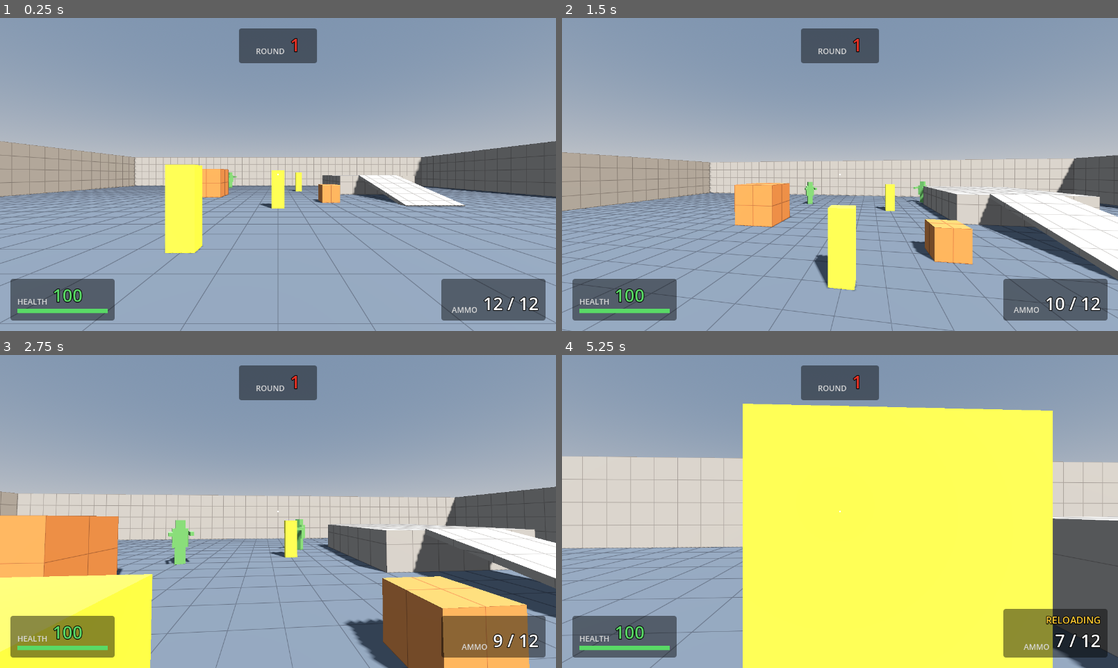
Above: before the commit, frames 1-4 (two rows, left to right).
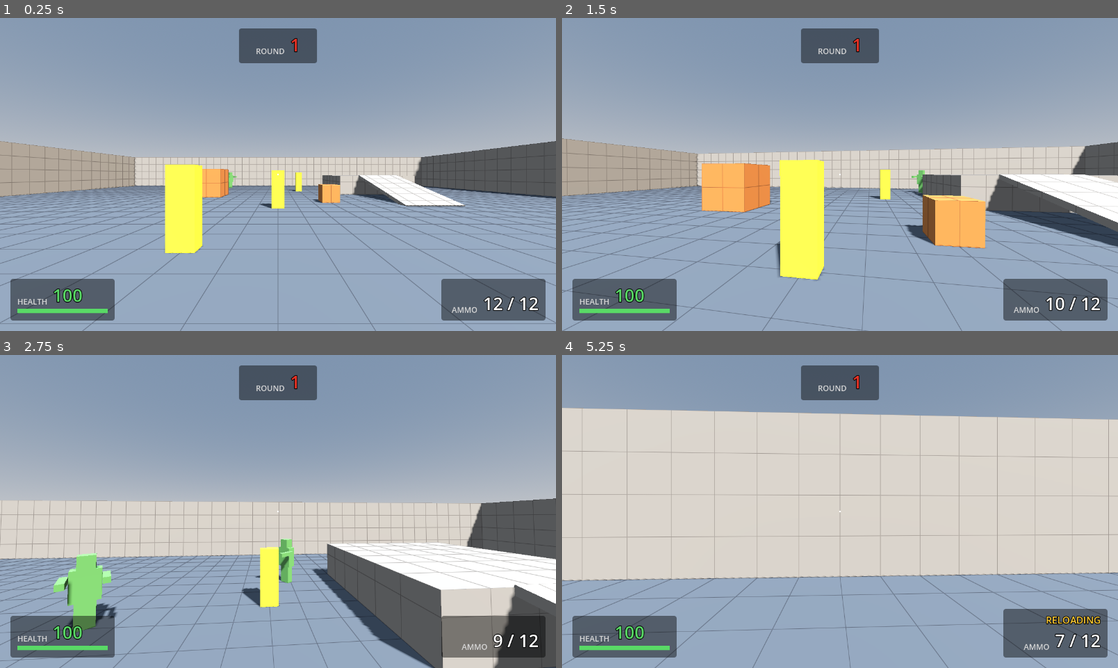
Above: after the commit, the same moments.

Repository: juanakajuan/zombie-survival-fps
Game: Godot game, scene res://levels/test_range.tscn
The game is run twice, just before and just after one commit, with the same random seed, the same clock (stepped at 60 frames per second) and the same inputs.
Inputs (mouse positions are in pixels of both pictures, inside the frame that each line leads up to):
- Up to frame 1 (0.25 s): no input
- Up to frame 2 (1.5 s): tap Enter (restart) at 0.5 s; move the mouse to (867, 174) at 0.52 s; hold Shift (sprint) 0.53-1.28 s; hold W (move_forward) from 0.53 s (still down); click (867, 174) at 0.67 s; tap Space (jump) at 0.77, 0.8, 1.07, 1.35 s; move the mouse to (812, 174) at 1.27 s; click (812, 174) at 1.42 s
- Up to frame 3 (2.75 s): keep holding W (move_forward); tap Space (jump) at 1.52, 1.82, 2.3 s; tap Shift (sprint) at 1.55 s; move the mouse to (289, 505) at 2.02 s; press the mouse at (289, 505) at 2.03 s
- Up to frame 4 (5.25 s): keep holding W (move_forward); move the mouse to (834, 517) at 2.77 s; release the mouse at (834, 517) at 2.78 s; tap Shift (sprint) at 2.85, 4.55 s; click (834, 517) at 2.92 s; tap Space (jump) at 3.02, 3.32, 3.77, 3.8, 4.07, 4.35, 4.52, 4.82 s; move the mouse to (878, 514) at 3.52 s; hold Shift (sprint) 3.53-4.28 s; click (878, 514) at 3.67 s; tap R (reload) at 4.15 s; move the mouse to (795, 508) at 4.27 s; click (795, 508) at 4.42 s; move the mouse to (845, 511) at 5.02 s; press the mouse at (845, 511) at 5.03 s

The runs differ from the first frame. In frame 1, less than 0.1% of the frame differs, in the area x 0-100%, y 39-61%; in frame 2, 24%; in frame 3, 36%; in frame 4, 63%, in the area x 0-100%, y 15-100%.

Commit message:
feat: make player movement Quake-style
Add ground friction, air strafing with a capped air wish speed, and
hold-to-auto-hop. Raise gravity to 25 m/s² and jump velocity to 8 m/s.
Walk and sprint speeds do not change.

Diff:
--- a/player/player.gd
+++ b/player/player.gd
@@ -8,9 +8,18 @@
 @export_group("Movement")
 @export_range(0.0, 20.0, 0.1, "suffix:m/s") var walk_speed: float = 4.5
 @export_range(0.0, 30.0, 0.1, "suffix:m/s") var sprint_speed: float = 7.0
-@export_range(0.0, 200.0, 0.5, "suffix:m/s²") var ground_acceleration: float = 45.0
-@export_range(0.0, 100.0, 0.5, "suffix:m/s²") var air_acceleration: float = 8.0
-@export_range(0.0, 20.0, 0.1, "suffix:m/s") var jump_velocity: float = 4.8
+## Each second on the floor, the player gains up to this many times the target speed.
+@export_range(0.0, 50.0, 0.5) var ground_acceleration: float = 10.0
+## Each second in the air, the player gains up to this many times the target speed, along the wish direction.
+@export_range(0.0, 200.0, 0.5) var air_acceleration: float = 10.0
+## Air acceleration stops when speed along the wish direction gets to this value. A low cap is what makes air strafing work.
+@export_range(0.0, 10.0, 0.05, "suffix:m/s") var air_speed_cap: float = 1.0
+## Each second on the floor, the player loses this many times its speed.
+@export_range(0.0, 20.0, 0.1) var friction: float = 6.0
+## Below this speed, friction acts as if the player moves at this speed, so the player comes to a full stop quickly.
+@export_range(0.0, 10.0, 0.1, "suffix:m/s") var stop_speed: float = 2.5
+@export_range(0.0, 20.0, 0.1, "suffix:m/s") var jump_velocity: float = 8.0
+@export_range(0.0, 60.0, 0.1, "suffix:m/s²") var gravity: float = 25.0
 
 @export_group("Look")
 @export_range(0.0001, 0.02, 0.0001, "suffix:rad/px") var mouse_sensitivity: float = 0.0025
@@ -19,8 +28,6 @@
 @onready var _head: Node3D = $Head
 @onready var _weapon: Weapon = $Head/Camera3D/Weapon
 @onready var _health: Health = $Health
-
-var _gravity: float = ProjectSettings.get_setting("physics/3d/default_gravity")
 
 
 func _ready() -> void:
@@ -47,18 +54,23 @@
 
 func _physics_process(delta: float) -> void:
 	var on_floor := is_on_floor()
-	if on_floor:
-		velocity.y = jump_velocity if Input.is_action_just_pressed("jump") and not is_dead() else 0.0
+	# Holding jump hops again on the first floor frame, before friction can slow the player.
+	var jumping := on_floor and Input.is_action_pressed("jump") and not is_dead()
+	if jumping:
+		velocity.y = jump_velocity
+	elif on_floor:
+		velocity.y = 0.0
+		_apply_friction(delta)
 	else:
-		velocity.y -= _gravity * delta
+		velocity.y -= gravity * delta
 
 	var move_input := _move_input()
-	var wish_dir := global_basis * Vector3(move_input.x, 0.0, move_input.y)
-	var target_speed := sprint_speed if is_sprinting() else walk_speed
-	var acceleration := ground_acceleration if on_floor else air_acceleration
-	var horizontal := Vector3(velocity.x, 0.0, velocity.z).move_toward(wish_dir * target_speed, acceleration * delta)
-	velocity.x = horizontal.x
-	velocity.z = horizontal.z
+	var wish_dir := (global_basis * Vector3(move_input.x, 0.0, move_input.y)).normalized()
+	var target_speed := (sprint_speed if is_sprinting() else walk_speed) * move_input.length()
+	if on_floor:
+		_accelerate(wish_dir, target_speed, target_speed, ground_acceleration, delta)
+	else:
+		_accelerate(wish_dir, minf(target_speed, air_speed_cap), target_speed, air_acceleration, delta)
 	move_and_slide()
 
 
@@ -90,3 +102,23 @@
 	if is_dead():
 		return Vector2.ZERO
 	return Input.get_vector("move_left", "move_right", "move_forward", "move_back")
+
+
+func _apply_friction(delta: float) -> void:
+	var horizontal := Vector3(velocity.x, 0.0, velocity.z)
+	var speed := horizontal.length()
+	if speed == 0.0:
+		return
+	var new_speed := maxf(speed - maxf(speed, stop_speed) * friction * delta, 0.0)
+	horizontal *= new_speed / speed
+	velocity.x = horizontal.x
+	velocity.z = horizontal.z
+
+
+## Adds speed along wish_dir until the speed along it gets to cap_speed. The step size uses target_speed,
+## so a low cap in the air still turns velocity fast. This is what lets air strafing gain speed.
+func _accelerate(wish_dir: Vector3, cap_speed: float, target_speed: float, acceleration: float, delta: float) -> void:
+	var add_speed := cap_speed - velocity.dot(wish_dir)
+	if add_speed <= 0.0:
+		return
+	velocity += wish_dir * minf(acceleration * target_speed * delta, add_speed)
--- a/tests/player/test_player.gd
+++ b/tests/player/test_player.gd
@@ -78,7 +78,7 @@
 	Input.action_press("jump")
 	await physics_frames(1)
 	Input.action_release("jump")
-	var expected_peak := pow(player.jump_velocity, 2.0) / (2.0 * _gravity())
+	var expected_peak := pow(player.jump_velocity, 2.0) / (2.0 * player.gravity)
 	var peak := 0.0
 	var left_floor := false
 	var landed := false
@@ -101,7 +101,8 @@
 	Input.action_press("jump")
 	await physics_frames(1)
 	Input.action_release("jump")
-	await _run_seconds(0.7)
+	# Three quarters of the air time: past the peak, before landing.
+	await _run_seconds(1.5 * player.jump_velocity / player.gravity)
 	assert_true(not player.is_on_floor(), "player is still in the air")
 	var velocity_before := player.velocity.y
 	assert_true(velocity_before < 0.0, "player is falling, got vy=%s" % velocity_before)
@@ -111,6 +112,47 @@
 		await physics_frames(1)
 		highest = maxf(highest, player.velocity.y)
 	assert_true(highest <= velocity_before + 0.01, "air jump added upward velocity: before %s, after %s" % [velocity_before, highest])
+
+
+func test_holding_jump_hops_again_on_landing() -> void:
+	var player := await _spawn_player()
+	Input.action_press("jump")
+	var takeoffs := 0
+	var was_on_floor := true
+	for _i: int in roundi(2.0 * Engine.physics_ticks_per_second):
+		await physics_frames(1)
+		if was_on_floor and not player.is_on_floor():
+			takeoffs += 1
+		was_on_floor = player.is_on_floor()
+	assert_true(takeoffs >= 2, "holding jump hops more than once, got %s takeoffs" % takeoffs)
+
+
+func test_air_strafing_gains_speed_above_sprint_speed() -> void:
+	var player := await _spawn_player()
+	Input.action_press("move_forward")
+	await _run_seconds(1.0)
+	Input.action_release("move_forward")
+	Input.action_press("move_right")
+	Input.action_press("jump")
+	var turn_per_frame := deg_to_rad(3.0) / player.mouse_sensitivity
+	for _i: int in roundi(3.0 * Engine.physics_ticks_per_second):
+		player.look(Vector2(turn_per_frame, 0.0))
+		await physics_frames(1)
+	assert_true(_horizontal_speed(player) > player.sprint_speed + 1.0, "air strafing reached %s m/s" % _horizontal_speed(player))
+
+
+func test_no_input_in_the_air_keeps_horizontal_speed() -> void:
+	var player := await _spawn_player()
+	Input.action_press("move_forward")
+	await _run_seconds(1.0)
+	Input.action_release("move_forward")
+	Input.action_press("jump")
+	await physics_frames(2)
+	Input.action_release("jump")
+	var speed_before := _horizontal_speed(player)
+	await physics_frames(10)
+	assert_true(not player.is_on_floor(), "player is in the air")
+	assert_almost_eq(_horizontal_speed(player), speed_before, 0.01, "air speed is kept without input")
 
 
 func test_look_up_clamps_pitch() -> void:
@@ -264,8 +306,3 @@
 
 func _horizontal_distance(from: Vector3, to: Vector3) -> float:
 	return Vector2(to.x - from.x, to.z - from.z).length()
-
-
-func _gravity() -> float:
-	var gravity: float = ProjectSettings.get_setting("physics/3d/default_gravity")
-	return gravity
Not shown, changed: DESIGN.md
